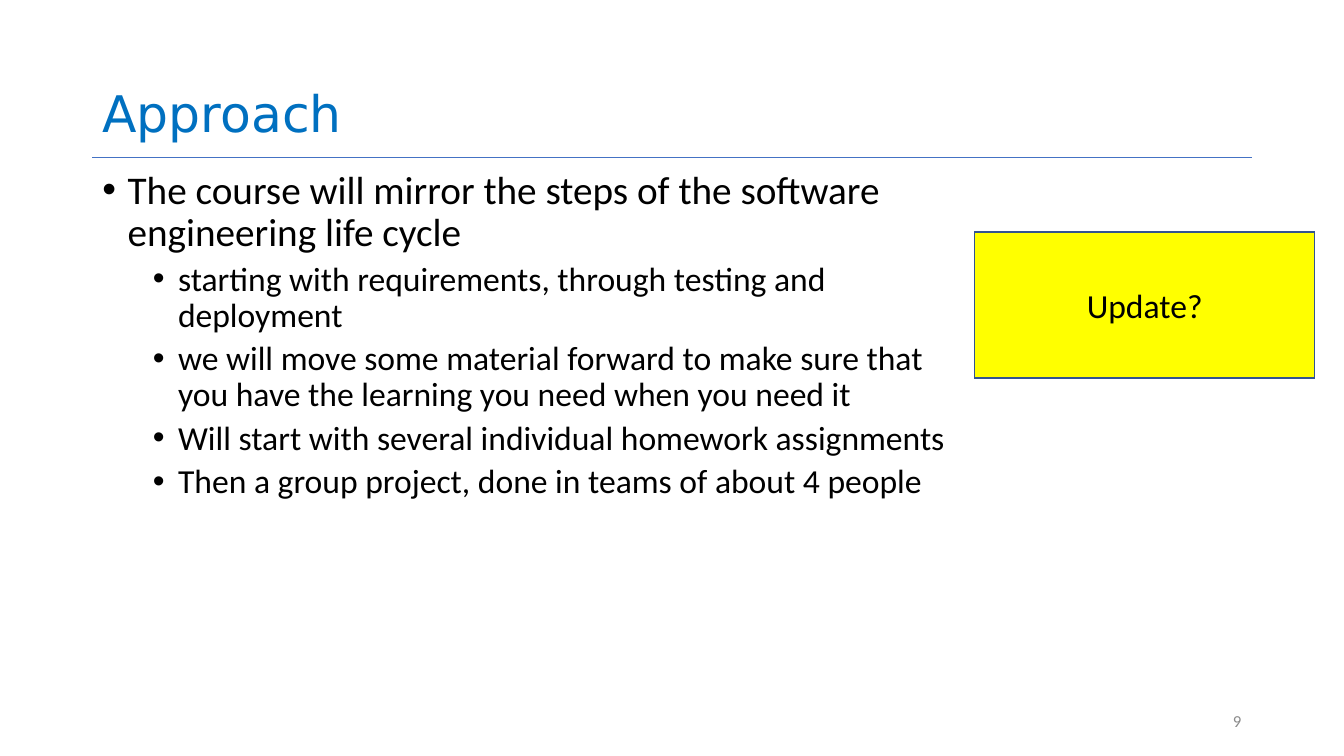
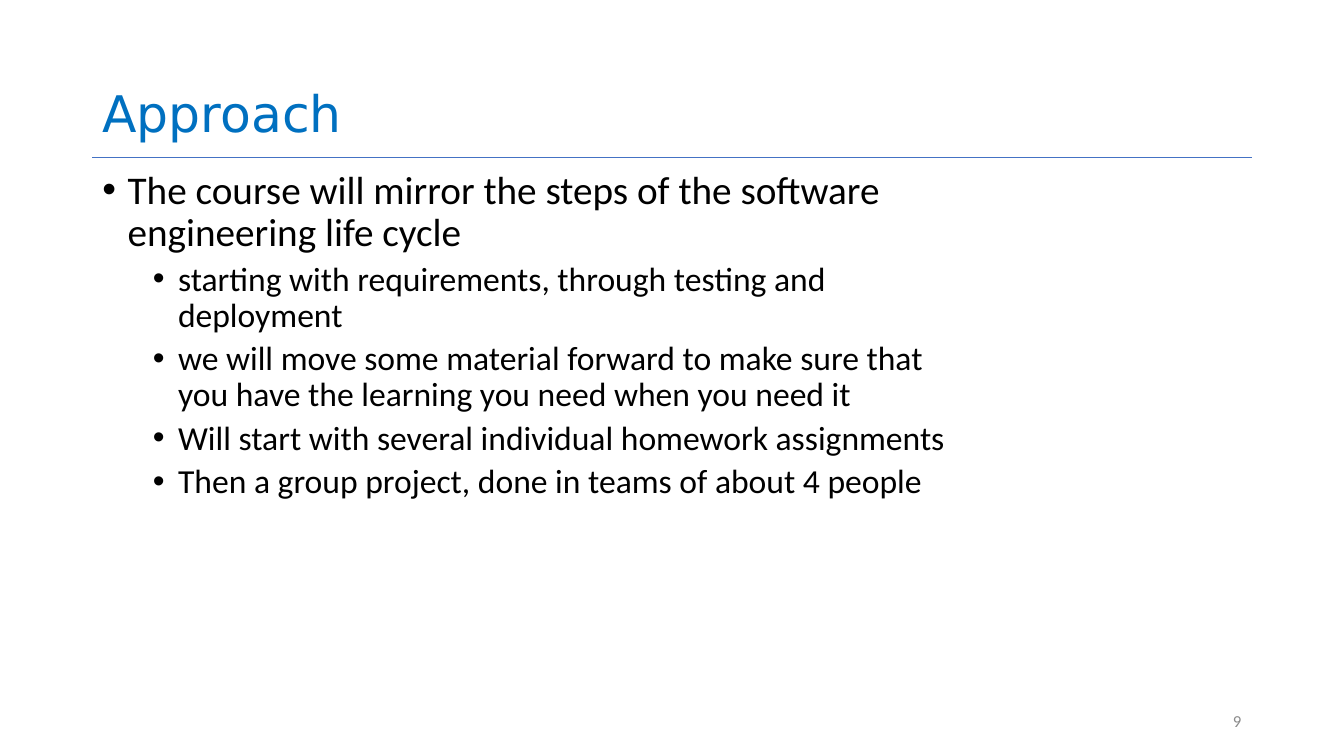
Before and after one commit to neu-se/CS4530-Spring-2022, a slide deck: slide 9 of Slides/Lesson 1.1 Course Introduction.pptx. Drawn at 1344x756 pixels with LibreOffice and Linux fonts; fonts in the diff are those of the drawing. Boxes give left, top, right and bottom in pixels: in the first picture for what was removed or moved away, otherwise in the second. Text is boxed around its words. In the diff, an @@ line names an element or a change of style, - is before the commit and + after.

```diff
--- a/Slides/Lesson 1.1 Course Introduction.pptx
+++ b/Slides/Lesson 1.1 Course Introduction.pptx
@@ rectangle removed at box(975, 232, 1315, 378) @@
-Update?
```
Also in this commit, not shown: 7 other slides changed, 5 slides removed.
